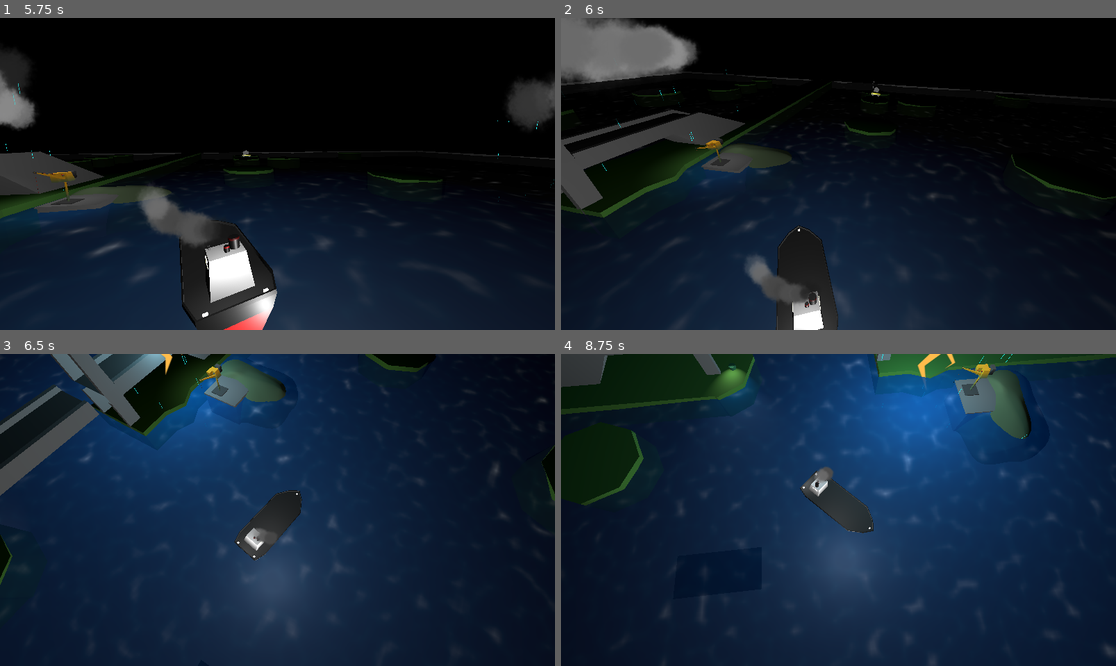
Above: before the commit, frames 1-4 (two rows, left to right).
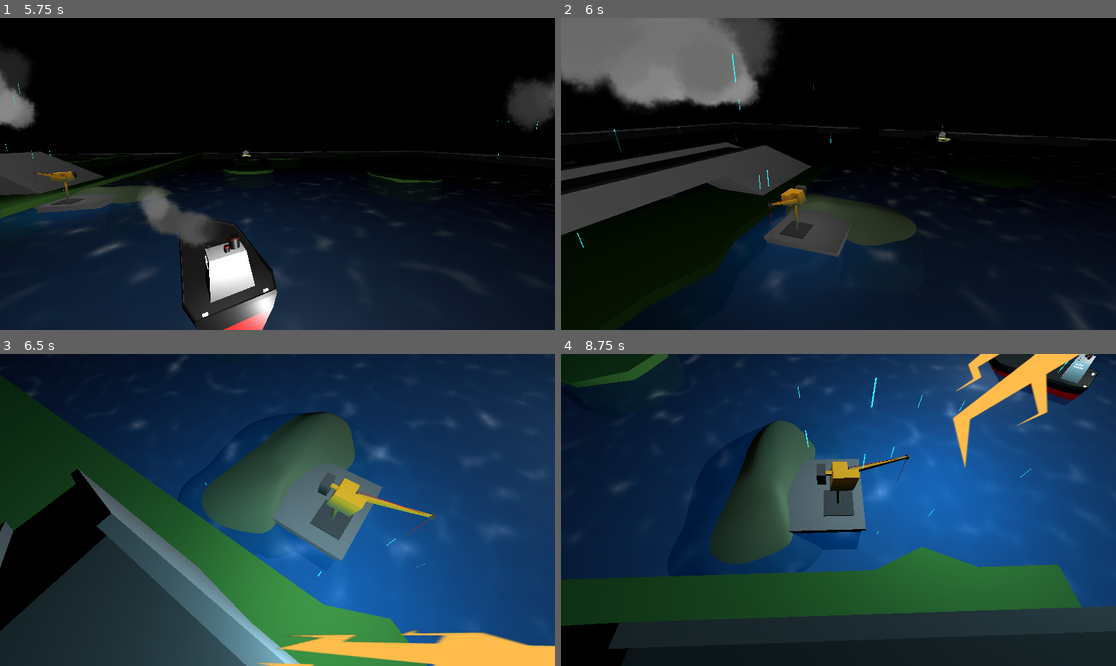
Above: after the commit, the same moments.

Repository: savenger/shipped
Game: Godot game, scene res://level/game.tscn
The game is run twice, just before and just after one commit, with the same random seed, the same clock (stepped at 60 frames per second) and the same inputs.
Inputs (mouse positions are in pixels of both pictures, inside the frame that each line leads up to):
- Up to frame 1 (5.75 s): tap Enter at 0.5 s; move the mouse to (399, 158) at 0.52 s; hold D (Turn Right) 0.53-1.28 s; click (399, 158) at 0.6 s; move the mouse to (166, 189) at 1.27 s; hold A (Turn Left) 1.28-2.03 s; tap Mouse wheel down (volume_down) at 1.35, 4.35 s; move the mouse to (333, 105) at 2.02 s; hold D (Turn Right) 2.03-2.78 s; tap Mouse wheel up (volume_up) at 2.1, 5.1 s; move the mouse to (249, 236) at 2.77 s; hold S (CounterThrust) 2.78-3.53 s; tap C at 2.85 s; move the mouse to (444, 220) at 3.52 s; hold A (Turn Left) from 3.53 s (still down); click (444, 220) at 3.6 s; move the mouse to (111, 127) at 4.27 s; move the mouse to (305, 174) at 5.02 s
- Up to frame 2 (6 s): move the mouse to (755, 96) at 5.77 s; release A (Turn Left) at 5.78 s; hold D (Turn Right) from 5.78 s (still down); tap C at 5.85 s
- Up to frame 3 (6.5 s): keep holding D (Turn Right)
- Up to frame 4 (8.75 s): move the mouse to (960, 494) at 6.52 s; release D (Turn Right) at 6.53 s; hold S (CounterThrust) 6.53-7.28 s; click (960, 494) at 6.6 s; move the mouse to (727, 525) at 7.27 s; hold D (Turn Right) 7.28-8.03 s; tap Mouse wheel down (volume_down) at 7.35 s; move the mouse to (894, 441) at 8.02 s; hold A (Turn Left) from 8.03 s (still down); tap Mouse wheel up (volume_up) at 8.1 s

Frame 1 is identical in both runs. In frame 2, 34% of the frame differs, in the area x 0-100%, y 0-100%; in frame 3, 83%; in frame 4, 67%.

Commit message:
Change camera angle at cargo port

Diff:
--- a/level/CargoPickupArea.gd
+++ b/level/CargoPickupArea.gd
@@ -50,6 +50,7 @@
 		return
 	_loading_state = LOADING_SHIP
 	_docked_ship = body
+	CameraManager.set_current_camera(_parent.cargo_camera)
 
 
 func _on_body_exited(body: Node3D) -> void:
@@ -58,3 +59,4 @@
 	if _loading_state != LOADED_SHIP:
 		_loading_state = AWAITING_SHIP
 	_docked_ship = null
+	CameraManager.set_current_camera(_parent.ship_camera)
--- a/level/CargoPort.gd
+++ b/level/CargoPort.gd
@@ -6,3 +6,6 @@
 signal ship_loading(cargo_port: CargoPort, progress: float)
 
 @export var loading_speed: float = 1.0
+
+@export var cargo_camera: CameraViewpoint
+@export var ship_camera: CameraViewpoint
--- a/level/cargo_port.tscn
+++ b/level/cargo_port.tscn
@@ -9,7 +9,7 @@
 size = Vector3(5.83129, 20, 5)
 
 [sub_resource type="SphereShape3D" id="SphereShape3D_ngl4c"]
-radius = 10.0
+radius = 5.35924
 
 [sub_resource type="BoxMesh" id="BoxMesh_ewryt"]
 size = Vector3(3, 5, 3)
@@ -32,6 +32,7 @@
 script = ExtResource("1_a5vi5")
 
 [node name="CollisionShape3D" type="CollisionShape3D" parent="CargoPickupArea"]
+transform = Transform3D(1, 0, 0, 0, 1, 0, 0, 0, 1, 0, 0, 2.21059)
 shape = SubResource("SphereShape3D_ngl4c")
 
 [node name="MeshInstance3D" type="MeshInstance3D" parent="."]
--- a/level/game.tscn
+++ b/level/game.tscn
@@ -120,8 +120,21 @@
 
 [node name="destination" parent="." instance=ExtResource("5_b312y")]
 
-[node name="CargoPort" parent="." instance=ExtResource("9_wjkbu")]
+[node name="CargoPort" parent="." node_paths=PackedStringArray("cargo_camera", "ship_camera") instance=ExtResource("9_wjkbu")]
 transform = Transform3D(1, 0, 0, 0, 1, 0, 0, 0, 1, -22, 0, -21)
+cargo_camera = NodePath("../CargoPortCamera")
+ship_camera = NodePath("../rendering/FollowShipCamera")
+
+[node name="Follow" type="Node3D" parent="CargoPort"]
+transform = Transform3D(1, 0, 0, 0, 1, 0, 0, 0, 1, -7.17094, 12.9838, -0.210953)
+
+[node name="CargoPortCamera" type="Node3D" parent="." node_paths=PackedStringArray("watch", "follow") groups=["camera_dynamic"]]
+transform = Transform3D(1, 0, 0, 0, 1, 0, 0, 0, 1, -5.52889, 7.62892, 7.31195)
+script = ExtResource("7_4x65g")
+watch = NodePath("../CargoPort")
+follow = NodePath("../CargoPort/Follow")
+speed_movement = 5.0
+speed_rotation = 5.0
 
 [node name="HUD" parent="." instance=ExtResource("11_hg3qo")]
 
